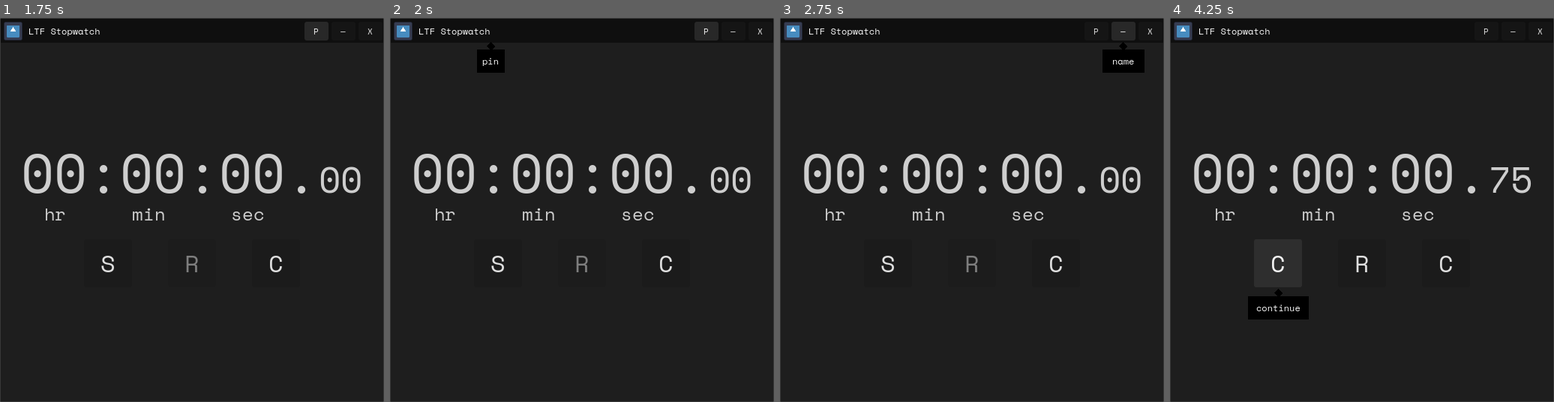
Above: before the commit, frames 1-4 (left to right).
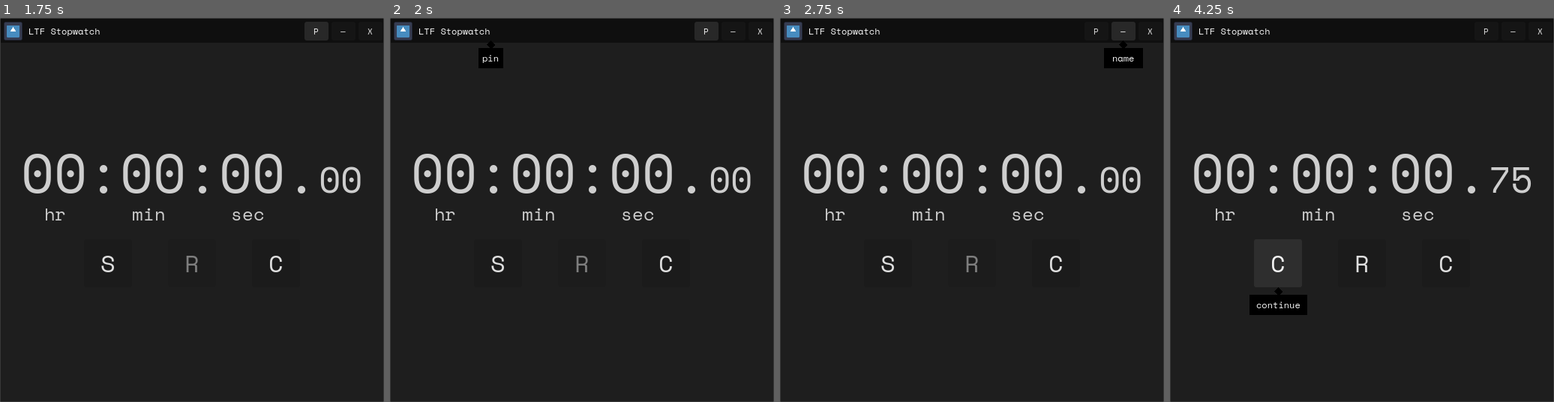
Above: after the commit, the same moments.

Repository: LiteFeather1/ltf-stopwatch
Game: Godot game, scene res://main.tscn
Two runs of this game, one before a commit and one after it. Both use one fixed random seed, a clock stepped at 60 frames per second and the inputs below. The engine's default icon, where the game draws it, is replaced by a stand-in: a white triangle on a blue panel in a dark square.
Inputs:
- Up to frame 1 (1.75 s): click "P" at 0.5 s; click "nP" at 1.25 s
- Up to frame 2 (2 s): no input
- Up to frame 3 (2.75 s): click "—" at 2 s
- Up to frame 4 (4.25 s): click "S" at 2.75 s; click "P" at 3.5 s

Frame 1 is identical in both runs. In frame 2, 0.2% of the frame differs, in the area x 22-30%, y 6-15%; in frame 3, 0.3%; in frame 4, 0.4%, in the area x 20-37%, y 70-79%.

Commit message:
pop_up c..size offset now takes into account the scale

Diff:
--- a/scenes/pop_up.gd
+++ b/scenes/pop_up.gd
@@ -1,7 +1,7 @@
 class_name PopUp extends ColorRect
 
 
-@export var _label_padding := Vector2(12.0, 8.0)
+@export var _label_padding := Vector2(8.0, 4.0)
 @export var _animation_duration := .15
 
 var _font: Font
@@ -32,9 +32,10 @@
 	size = s + _label_padding
 	pivot_offset = s * .5
 
+	var c_scale := c.get_global_transform().get_scale()
 	global_position = Vector2(
-		c.global_position.x + (c.size.x - size.x) * .5,
-		c.global_position.y + c.size.y + _dent.size.y + _label_padding.y * .5)
+		c.global_position.x + ((c.size.x * c_scale.x) - size.x) * .5,
+		c.global_position.y + (c.size.y * c_scale.y) + _dent.size.y + _label_padding.y * .5)
 
 	_delay_to_appear.paused = false
 	_delay_to_appear.start(_delay_to_appear.wait_time)
